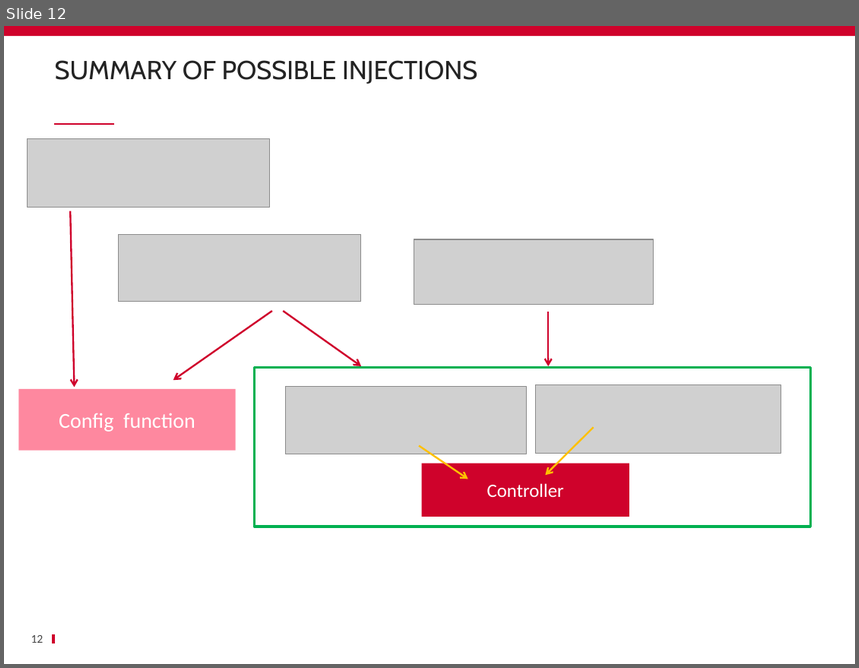
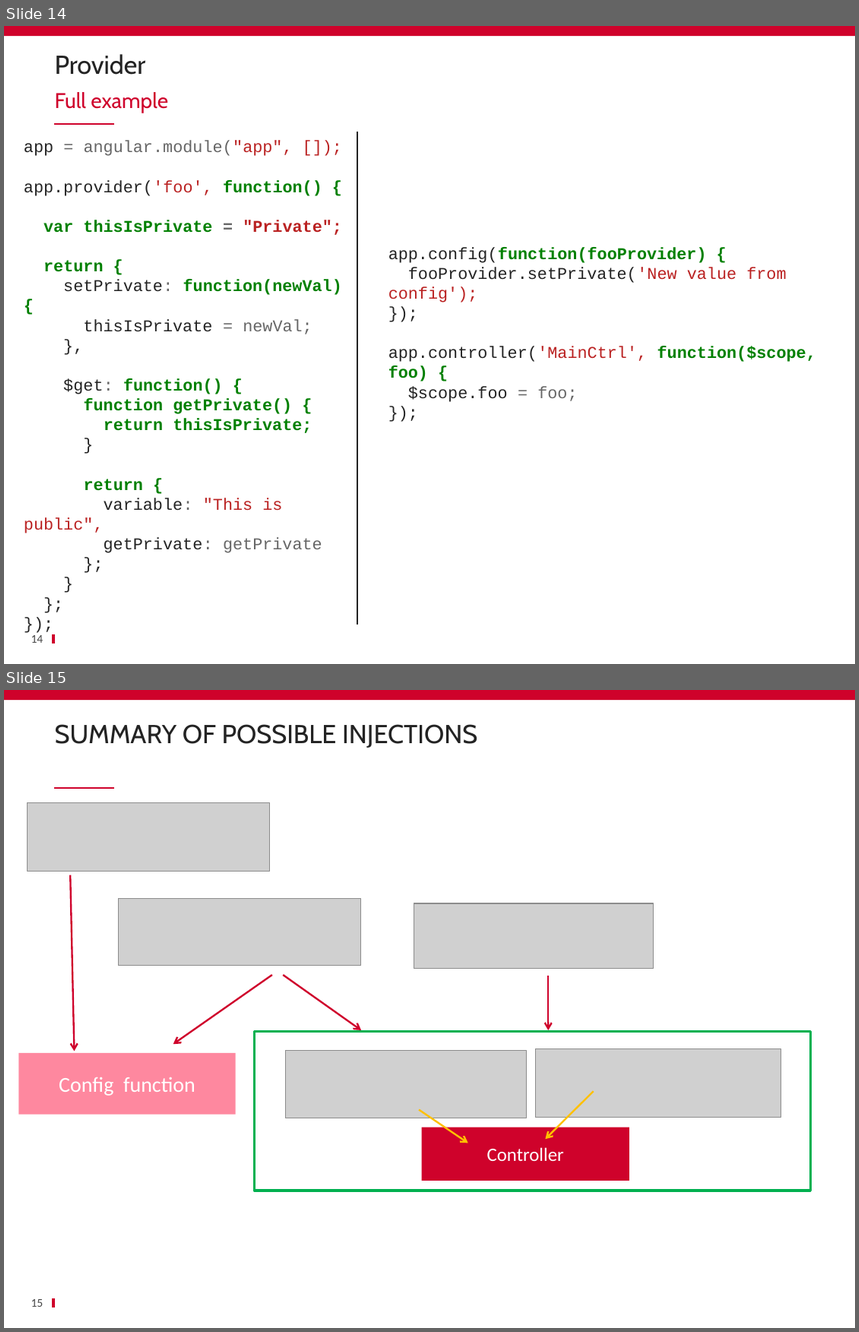
Before and after one commit to ycintre/formation-angularjs, a slide deck: 15 Custom services/Custom services.pptx. Shown one above the other, each under a label of ours: slide 12 before the commit, slides 14 and 15 after it. The pictures are 859x668 and 859x1332 pixels, drawn with LibreOffice and Linux fonts; fonts in the diff are those of the drawing; grey boxes stand for pictures; background and template pictures are left out. Boxes give left, top, right and bottom in pixels: in the first picture for what was removed or moved away, otherwise in the second. Text is boxed around its words. In the diff, an @@ line names an element or a change of style, - is before the commit and + after.

```diff
--- a/15 Custom services/Custom services.pptx
+++ b/15 Custom services/Custom services.pptx
@@ slide 14 added at box(4, 26, 855, 664), background #FFFFFF; not listed: 3 template elements that a slide beside it also shows @@
@@ title added at box(55, 54, 146, 75), 22 pt, text #232323 @@
+Provider
@@ text added at box(55, 92, 168, 113), 18 pt, text #CF022B @@
+Full example
@@ line added from (357, 132) to (357, 625), #222222 1.5 pt @@
@@ text added at box(24, 141, 342, 553), 14 pt, text #008000 @@
+app = angular.module("app", []);
+app.provider('foo', function() {
+var thisIsPrivate = "Private";
+return {
+setPrivate: function(newVal) {
+thisIsPrivate = newVal;
+},
+$get: function() {
+function getPrivate() {
+return thisIsPrivate;
+}
+return {
+variable: "This is public",
+getPrivate: getPrivate
+};
+}
+};
+});
@@ text added at box(389, 247, 816, 402), 14 pt, text #232323 @@
+app.config(function(fooProvider) {
+fooProvider.setPrivate('New value from config');
+});
+app.controller('MainCtrl', function($scope, foo) {
+$scope.foo = foo;
+});
@@ page number added at box(31, 636, 44, 643), 10 pt, text #464646 @@
+14
@@ what was slide 12 is now slide 15 @@
@@ page number at box(31, 1300, 44, 1307): text changed @@
-12
+15
```
Also in this commit, not shown: 1 slide changed, 13 other slides added, 17 slides removed.
